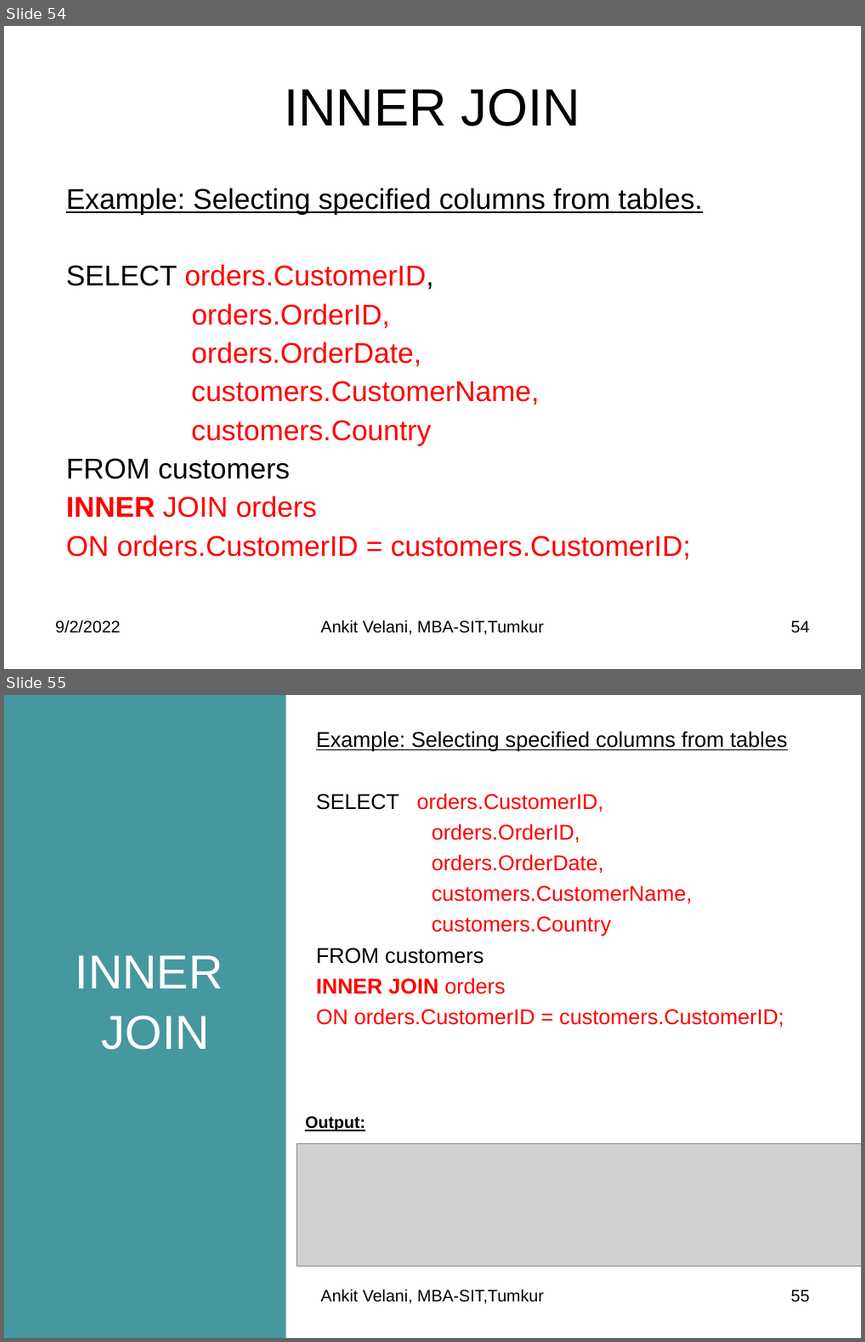
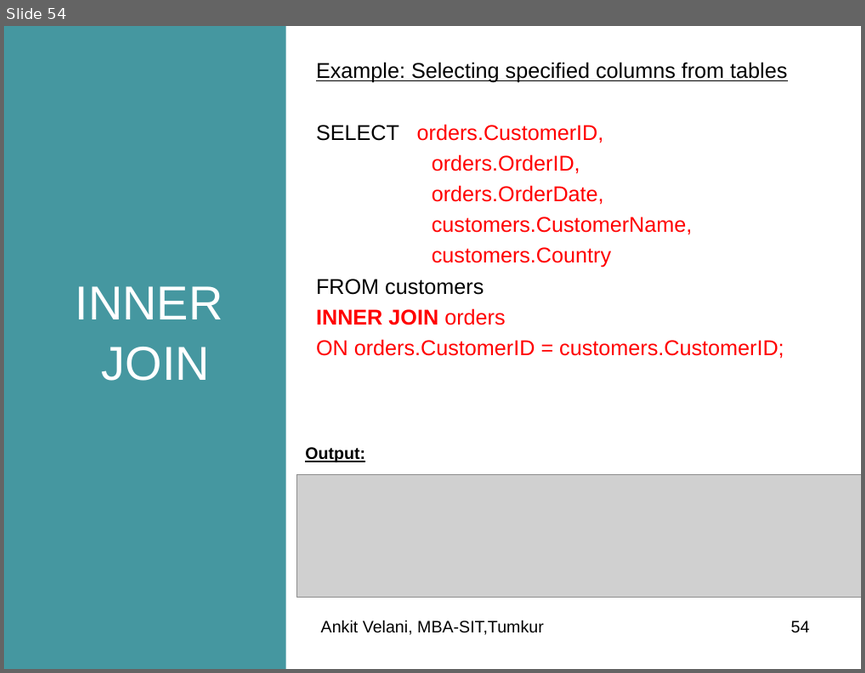
Before and after one commit to sitmbadept/sitmbadept.github.io, a slide deck: BDTM/SQL/Unit-2 MySQL.pptx. Shown one above the other, each under a label of ours: slides 54 and 55 before the commit, slide 54 after it. The pictures are 865x1342 and 865x673 pixels, drawn with LibreOffice and Linux fonts; fonts in the diff are those of the drawing; grey boxes stand for pictures. Boxes give left, top, right and bottom in pixels: in the first picture for what was removed or moved away, otherwise in the second. Text is boxed around its words. In the diff, an @@ line names an element or a change of style, - is before the commit and + after.

```diff
--- a/BDTM/SQL/Unit-2 MySQL.pptx
+++ b/BDTM/SQL/Unit-2 MySQL.pptx
@@ slide 54 removed at (4, 26, 861, 669), background #FFFFFF @@
@@ title removed at (284, 89, 580, 126) @@
-INNER JOIN
@@ text removed at (66, 188, 703, 560) @@
-Example: Selecting specified columns from tables.
-SELECT orders.CustomerID,
-orders.OrderID,
-orders.OrderDate,
-customers.CustomerName,
-customers.Country
-FROM customers
-INNER JOIN orders
-ON orders.CustomerID = customers.CustomerID;
@@ text removed at (55, 619, 120, 633) @@
-9/2/2022
@@ text removed at (321, 619, 544, 635) @@
-Ankit Velani, MBA-SIT,Tumkur
@@ page number removed at (791, 620, 810, 633) @@
-54
@@ what was slide 55 is now slide 54 @@
@@ page number at (791, 620, 810, 633): text changed @@
-55
+54
```
Also in this commit, not shown: 74 slides changed, 1 other file.
